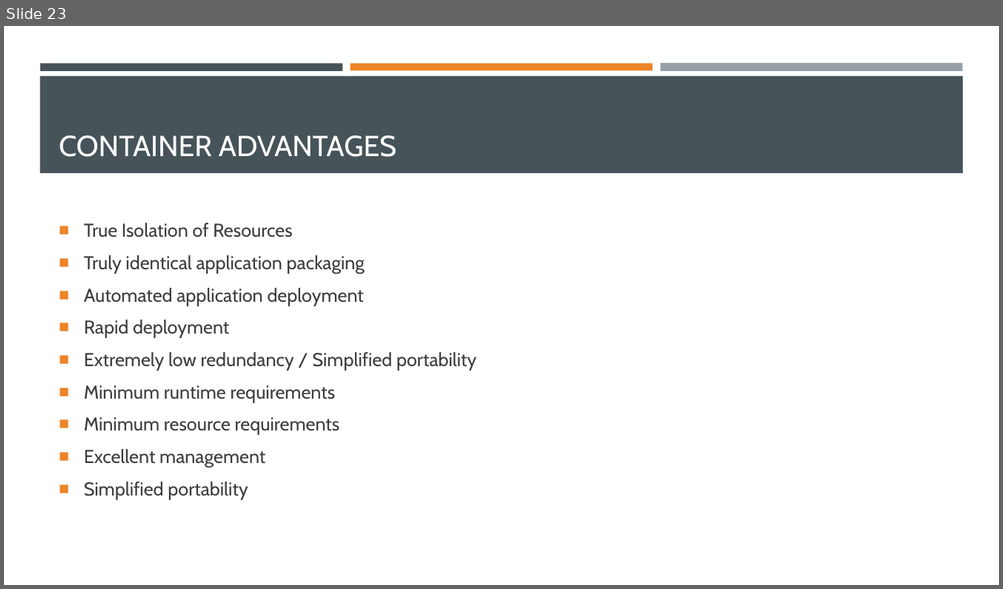
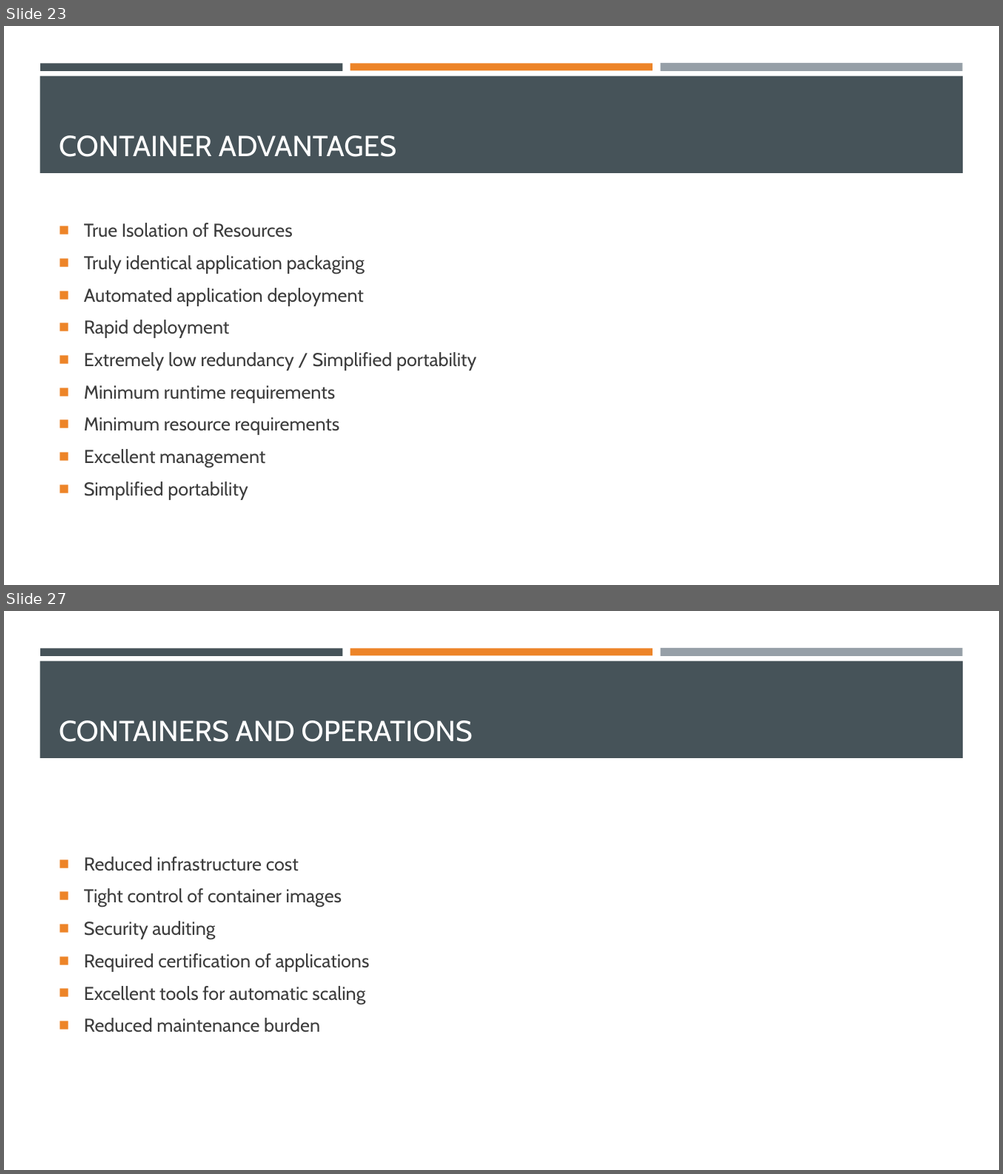
Before and after one commit to EnterpriseProductsLP/introduction-to-docker, a slide deck: presentation/presentation.pptx. Shown one above the other, each under a label of ours: slide 23 before the commit, slides 23 and 27 after it; the slides between them are not shown. The pictures are 1003x589 and 1003x1174 pixels, drawn with LibreOffice and Linux fonts; fonts in the diff are those of the drawing. Boxes give left, top, right and bottom in pixels: in the first picture for what was removed or moved away, otherwise in the second. Text is boxed around its words. In the diff, an @@ line names an element or a change of style, - is before the commit and + after.

Commit message:
Finished up the containers details section.

```diff
--- a/presentation/presentation.pptx
+++ b/presentation/presentation.pptx
@@ slide 27 added at (4, 611, 999, 1170), background #FFFFFF; not listed: 4 template elements that a slide beside it also shows @@
@@ title added at (59, 721, 472, 742), 28 pt, text #FFFFFF @@
+CONTAINERS AND OPERATIONS
@@ text added at (84, 857, 370, 1033), 18 pt, text #3D3D3D @@
+■ Reduced infrastructure cost
+■ Tight control of container images
+■ Security auditing
+■ Required certification of applications
+■ Excellent tools for automatic scaling
+■ Reduced maintenance burden
```
Also in this commit, not shown: 3 other slides added.
